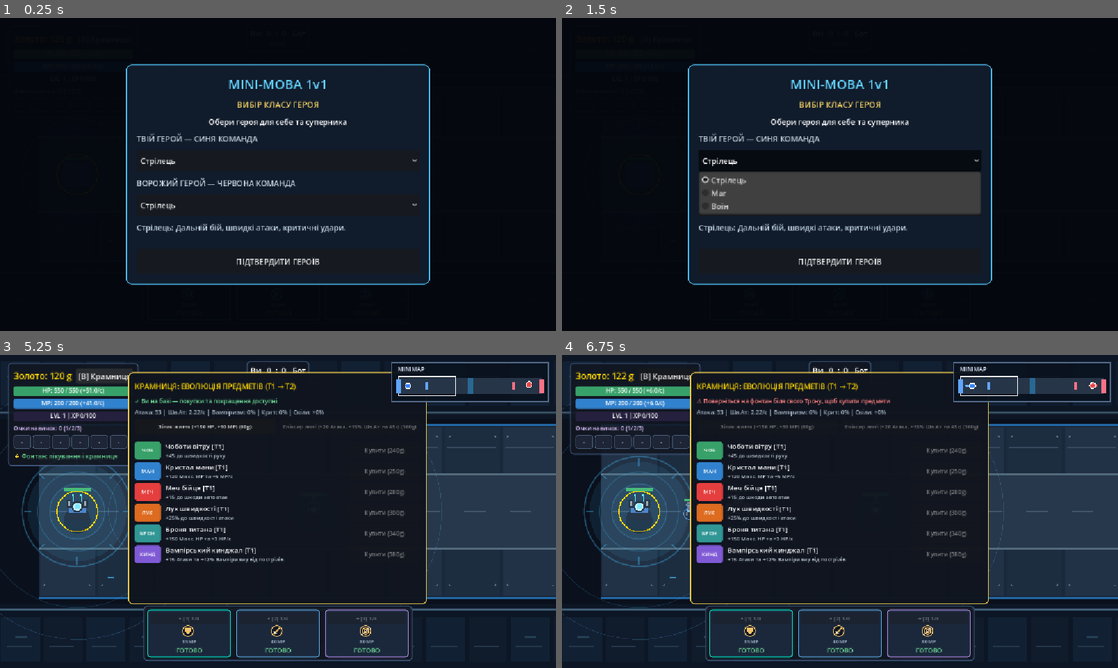
Above: before the commit, frames 1-4 (two rows, left to right).
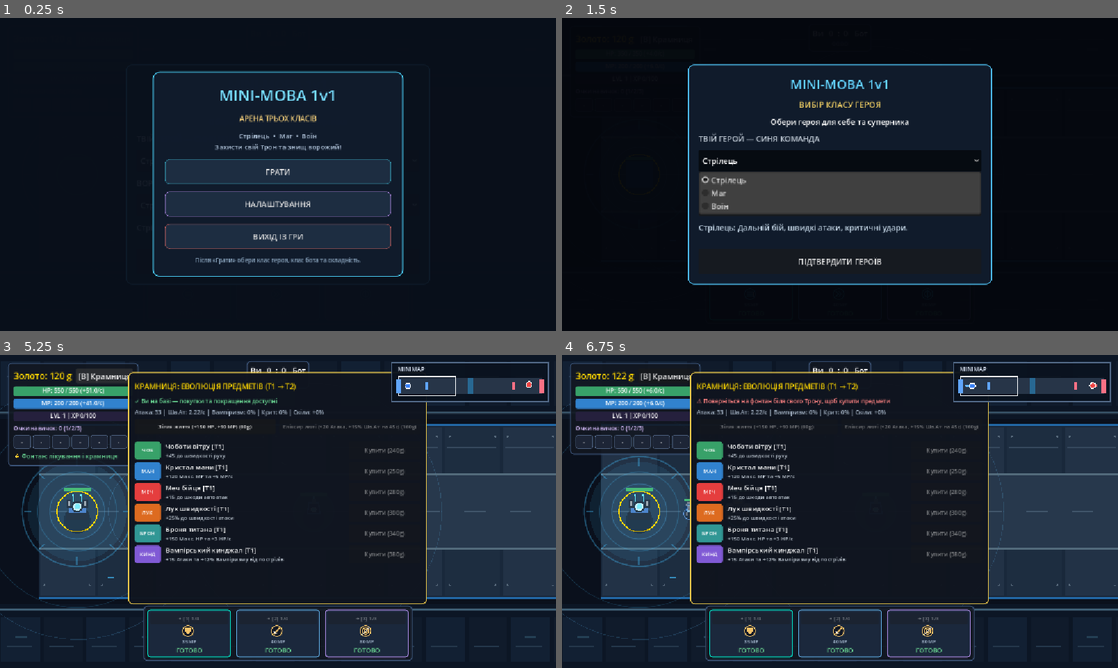
Above: after the commit, the same moments.

Repository: ipz24-rkuzyk-coder/-1v1-MOBA-
Game: Godot game, scene res://main.tscn
Same seed, same stepped clock (60 frames per second), same inputs: the game is played once before the commit and once after it.
Inputs (mouse positions are in pixels of both pictures, inside the frame that each line leads up to):
- Up to frame 1 (0.25 s): no input
- Up to frame 2 (1.5 s): click (840, 171) at 0.5 s, where only the run after the commit has a clickable "ГРАТИ"; click "Стрілець" at 1.25 s
- Up to frame 3 (5.25 s): click "Стрілець" at 2 s; click "Воїн" at 2.75 s; click "ПІДТВЕРДИТИ ГЕРОЇВ" at 3.5 s; click "ЛЕГКИЙ — Розминка Повільніший…" at 4.25 s; click "[B] Крамниця" at 5 s
- Up to frame 4 (6.75 s): click "✕" at 5.75 s; tap Enter at 6.5 s; move the mouse to (962, 495) at 6.52 s; hold Right (ui_right) from 6.53 s (still down); hold B from 6.53 s (still down); click (962, 495) at 6.67 s

The runs differ from the first frame. In frame 1, 10% of the frame differs, in the area x 22-78%, y 14-86%; in frame 2, nothing differs; in frame 3, less than 0.1%; in frame 4, less than 0.1%.

Commit message:
Додано головне меню та налаштування гри
Реалізовано головне меню з кнопками «Грати», «Налаштування» та «Вихід». Додано керування гучністю, повноекранний режим F11, налаштування під час матчу F10 і збереження параметрів. Інтегровано меню з вибором класів героїв та складності.

Diff:
--- /dev/null
+++ b/game_menu.gd
@@ -0,0 +1,348 @@
+extends Node
+
+# Mini-MOBA 1v1 — Головне меню та налаштування (Godot 4)
+# Autoload: GameMenu
+# Не змінює hero_classes.gd та старе меню складності.
+
+const SETTINGS_PATH: String = "user://mini_moba_settings.cfg"
+
+var tracked_main: Node2D = null
+var menu_layer: CanvasLayer
+var background: ColorRect
+var home_panel: PanelContainer
+var settings_panel: PanelContainer
+var volume_slider: HSlider
+var volume_value_label: Label
+var fullscreen_check: CheckButton
+
+var volume_value: float = 0.80
+var fullscreen_enabled: bool = false
+var opened_from_game: bool = false
+var pause_before_settings: bool = false
+
+
+func _ready() -> void:
+	process_mode = Node.PROCESS_MODE_ALWAYS
+	_load_settings()
+	_apply_audio()
+	_apply_fullscreen()
+	_build_ui()
+	get_viewport().size_changed.connect(_resize_menu)
+	_resize_menu()
+	menu_layer.visible = false
+
+
+func _process(_delta: float) -> void:
+	var main: Node2D = get_tree().get_first_node_in_group("main") as Node2D
+
+	if not is_instance_valid(main):
+		tracked_main = null
+		if is_instance_valid(menu_layer):
+			menu_layer.visible = false
+		return
+
+	# При кожному новому матчі показуємо головне меню.
+	if not is_instance_valid(tracked_main) or tracked_main != main:
+		tracked_main = main
+		opened_from_game = false
+		_show_home()
+
+
+func _input(event: InputEvent) -> void:
+	if not (event is InputEventKey):
+		return
+	var key: InputEventKey = event as InputEventKey
+	if not key.pressed or key.echo:
+		return
+
+	# F11: повноекранний / віконний режим у будь-який момент.
+	if key.keycode == KEY_F11:
+		_set_fullscreen(not fullscreen_enabled)
+		get_viewport().set_input_as_handled()
+
+	# F10: налаштування під час матчу.
+	elif key.keycode == KEY_F10 and is_instance_valid(tracked_main):
+		if menu_layer.visible:
+			if settings_panel.visible and opened_from_game:
+				_on_settings_back()
+			elif home_panel.visible:
+				_open_settings(false)
+		else:
+			_open_settings(true)
+		get_viewport().set_input_as_handled()
+
+
+func _build_ui() -> void:
+	menu_layer = CanvasLayer.new()
+	menu_layer.name = "GameMenuLayer"
+	menu_layer.layer = 60 # Поверх вибору героїв (35) та складності (20).
+	menu_layer.process_mode = Node.PROCESS_MODE_ALWAYS
+	add_child(menu_layer)
+
+	background = ColorRect.new()
+	background.name = "MenuBackground"
+	background.color = Color("#09101bef")
+	background.mouse_filter = Control.MOUSE_FILTER_STOP
+	menu_layer.add_child(background)
+	background.set_anchors_preset(Control.PRESET_FULL_RECT)
+
+	var center := CenterContainer.new()
+	center.name = "CenteredContent"
+	center.mouse_filter = Control.MOUSE_FILTER_PASS
+	background.add_child(center)
+	center.set_anchors_preset(Control.PRESET_FULL_RECT)
+
+	home_panel = _make_panel(Color("#47c7ed"))
+	center.add_child(home_panel)
+	_build_home_panel(home_panel)
+
+	settings_panel = _make_panel(Color("#c49bff"))
+	center.add_child(settings_panel)
+	_build_settings_panel(settings_panel)
+	settings_panel.hide()
+
+
+func _resize_menu() -> void:
+	# Центруємо відносно ігрового viewport навіть після F11.
+	if not is_instance_valid(background):
+		return
+	var viewport_size: Vector2 = get_viewport().get_visible_rect().size
+	background.position = Vector2.ZERO
+	background.size = viewport_size
+	var center: CenterContainer = background.get_node_or_null("CenteredContent") as CenterContainer
+	if is_instance_valid(center):
+		center.position = Vector2.ZERO
+		center.size = viewport_size
+
+
+func _make_panel(outline: Color) -> PanelContainer:
+	var panel := PanelContainer.new()
+	panel.custom_minimum_size = Vector2(520.0, 380.0)
+
+	var style := StyleBoxFlat.new()
+	style.bg_color = Color("#101b2cf8")
+	style.border_color = outline
+	style.set_border_width_all(2)
+	style.set_corner_radius_all(14)
+	style.set_content_margin_all(26)
+	panel.add_theme_stylebox_override("panel", style)
+	return panel
+
+
+func _make_heading(value: String, size: int, tint: Color) -> Label:
+	var label := Label.new()
+	label.text = value
+	label.horizontal_alignment = HORIZONTAL_ALIGNMENT_CENTER
+	label.add_theme_color_override("font_color", tint)
+	label.add_theme_font_size_override("font_size", size)
+	return label
+
+
+func _make_button(value: String, border_tint: Color) -> Button:
+	var button := Button.new()
+	button.text = value
+	button.custom_minimum_size = Vector2(0, 52)
+	button.focus_mode = Control.FOCUS_NONE
+
+	var normal := StyleBoxFlat.new()
+	normal.bg_color = Color("#1d2d41")
+	normal.border_color = border_tint.darkened(0.30)
+	normal.set_border_width_all(1)
+	normal.set_corner_radius_all(9)
+	normal.set_content_margin_all(8)
+	button.add_theme_stylebox_override("normal", normal)
+
+	var hover := normal.duplicate() as StyleBoxFlat
+	hover.bg_color = Color("#2b4560")
+	hover.border_color = border_tint
+	button.add_theme_stylebox_override("hover", hover)
+	button.add_theme_stylebox_override("pressed", hover)
+	return button
+
+
+func _build_home_panel(panel: PanelContainer) -> void:
+	var col := VBoxContainer.new()
+	col.add_theme_constant_override("separation", 15)
+	panel.add_child(col)
+
+	col.add_child(_make_heading("MINI-MOBA 1v1", 32, Color("#78dfff")))
+	col.add_child(_make_heading("АРЕНА ТРЬОХ КЛАСІВ", 15, Color("#e6c475")))
+
+	var description := _make_heading(
+		"Стрілець  •  Маг  •  Воїн\nЗахисти свій Трон та знищ ворожий!",
+		14, Color("#bcd0e6")
+	)
+	col.add_child(description)
+
+	var play_button := _make_button("ГРАТИ", Color("#49d5f7"))
+	play_button.pressed.connect(_on_play_pressed)
+	col.add_child(play_button)
+
+	var options_button := _make_button("НАЛАШТУВАННЯ", Color("#bd99ff"))
+	options_button.pressed.connect(func() -> void: _open_settings(false))
+	col.add_child(options_button)
+
+	var exit_button := _make_button("ВИХІД ІЗ ГРИ", Color("#f07878"))
+	exit_button.pressed.connect(_on_exit_pressed)
+	col.add_child(exit_button)
+
+	col.add_child(_make_heading(
+		"Після «Грати» обери клас героя, клас бота та складність.",
+		12, Color("#8da8c1")
+	))
+
+
+func _build_settings_panel(panel: PanelContainer) -> void:
+	var col := VBoxContainer.new()
+	col.add_theme_constant_override("separation", 16)
+	panel.add_child(col)
+
+	col.add_child(_make_heading("НАЛАШТУВАННЯ", 27, Color("#d2b6ff")))
+	col.add_child(_make_heading("ЗВУК", 15, Color("#d5e6f5")))
+
+	volume_value_label = _make_heading("Гучність: 80%", 14, Color("#bed3e5"))
+	col.add_child(volume_value_label)
+
+	volume_slider = HSlider.new()
+	volume_slider.min_value = 0.0
+	volume_slider.max_value = 1.0
+	volume_slider.step = 0.05
+	volume_slider.custom_minimum_size = Vector2(0, 30)
+	volume_slider.value = volume_value
+	volume_slider.value_changed.connect(_on_volume_changed)
+	col.add_child(volume_slider)
+	_update_volume_text()
+
+	col.add_child(_make_heading("ЗОБРАЖЕННЯ", 15, Color("#d5e6f5")))
+
+	fullscreen_check = CheckButton.new()
+	fullscreen_check.text = "Повний екран (F11)"
+	fullscreen_check.button_pressed = fullscreen_enabled
+	fullscreen_check.toggled.connect(_on_fullscreen_toggled)
+	col.add_child(fullscreen_check)
+
+	var hint := _make_heading(
+		"F10 — налаштування під час матчу\nF11 — перемикання повного екрана",
+		13, Color("#96abc0")
+	)
+	col.add_child(hint)
+
+	var back_button := _make_button("НАЗАД", Color("#bd99ff"))
+	back_button.pressed.connect(_on_settings_back)
+	col.add_child(back_button)
+
+
+# ==========================================
+# ПОКАЗ МЕНЮ / ПЕРЕХІД ДО ВИБОРУ КЛАСІВ
+# ==========================================
+
+func _show_home() -> void:
+	opened_from_game = false
+	settings_panel.hide()
+	home_panel.show()
+	menu_layer.show()
+
+
+func _on_play_pressed() -> void:
+	# HeroClasses вже показує вибір героїв під цим меню.
+	# Не змінюємо pause: його контролює стартове меню main.gd.
+	menu_layer.hide()
+
+
+func _open_settings(from_game: bool) -> void:
+	opened_from_game = from_game
+	if from_game:
+		pause_before_settings = get_tree().paused
+		get_tree().paused = true
+	else:
+		pause_before_settings = true
+
+	home_panel.hide()
+	settings_panel.show()
+	menu_layer.show()
+
+
+func _on_settings_back() -> void:
+	if opened_from_game:
+		settings_panel.hide()
+		menu_layer.hide()
+		opened_from_game = false
+		get_tree().paused = pause_before_settings
+	else:
+		_show_home()
+
+
+func _on_exit_pressed() -> void:
+	_save_settings()
+	get_tree().quit()
+
+
+# ==========================================
+# ЗВУК / ПОВНИЙ ЕКРАН / ЗБЕРЕЖЕННЯ
+# ==========================================
+
+func _on_volume_changed(value: float) -> void:
+	volume_value = clampf(value, 0.0, 1.0)
+	_apply_audio()
+	_update_volume_text()
+	_save_settings()
+
+
+func _apply_audio() -> void:
+	var master_bus: int = AudioServer.get_bus_index("Master")
+	if master_bus < 0:
+		return
+	AudioServer.set_bus_mute(master_bus, volume_value <= 0.001)
+	AudioServer.set_bus_volume_db(
+		master_bus,
+		linear_to_db(maxf(0.001, volume_value))
+	)
+
+
+func _update_volume_text() -> void:
+	if is_instance_valid(volume_value_label):
+		volume_value_label.text = "Гучність: %d%%" % int(round(volume_value * 100.0))
+
+
+func _on_fullscreen_toggled(enabled: bool) -> void:
+	_set_fullscreen(enabled)
+
+
+func _set_fullscreen(enabled: bool) -> void:
+	fullscreen_enabled = enabled
+	_apply_fullscreen()
+	if is_instance_valid(fullscreen_check):
+		fullscreen_check.set_pressed_no_signal(enabled)
+	_save_settings()
+
+
+func _apply_fullscreen() -> void:
+	DisplayServer.window_set_mode(
+		DisplayServer.WINDOW_MODE_FULLSCREEN
+		if fullscreen_enabled
+		else DisplayServer.WINDOW_MODE_WINDOWED
+	)
+
+
+func _load_settings() -> void:
+	if not FileAccess.file_exists(SETTINGS_PATH):
+		return
+
+	var config := ConfigFile.new()
+	if config.load(SETTINGS_PATH) != OK:
+		return
+
+	volume_value = clampf(
+		float(config.get_value("audio", "master", 0.80)),
+		0.0, 1.0
+	)
+	fullscreen_enabled = bool(config.get_value("display", "fullscreen", false))
+
+
+func _save_settings() -> void:
+	var config := ConfigFile.new()
+	config.set_value("audio", "master", volume_value)
+	config.set_value("display", "fullscreen", fullscreen_enabled)
+	var result: Error = config.save(SETTINGS_PATH)
+	if result != OK:
+		push_warning("GameMenu: не вдалося зберегти налаштування")
--- a/project.godot
+++ b/project.godot
@@ -28,6 +28,7 @@
 ClassSkillFx="*uid://exm58pvmcs6k"
 ClassAttacks="*uid://dutom7bjh04og"
 ClassHud="*uid://dfb2aaugyup8n"
+GameMenu="*uid://dsoenenqp2tce"
 
 [display]
 
Not shown, added: game_menu.gd.uid
